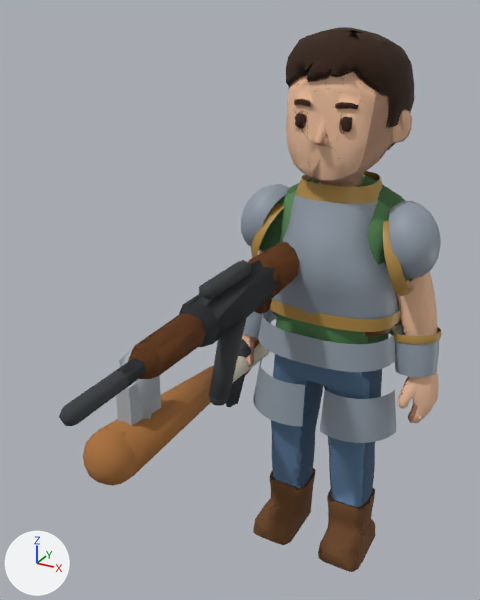
What one commit did to the glTF model assets/characters/ai3d_v2/survivor_v2.glb.
Before and after are seen from a 50 mm lens placed at (0.455, -1.235, 1.188), pointed at (-0.104, -0.219, 0.68). Every picture has the same lights, and +X, +Y and +Z are marked at lower left. The older version comes first. Where no turn or scale is listed for an object, it has been applied to the vertices.

Objects in the first picture: 'armor_0', 'armor_1', 'armor_14', 'armor_2', 'armor_4', 'armor_5', 'armor_9', 'body', 'weapon_ak47', 'weapon_axe', 'weapon_bat', 'weapon_rifle' and 8 more.
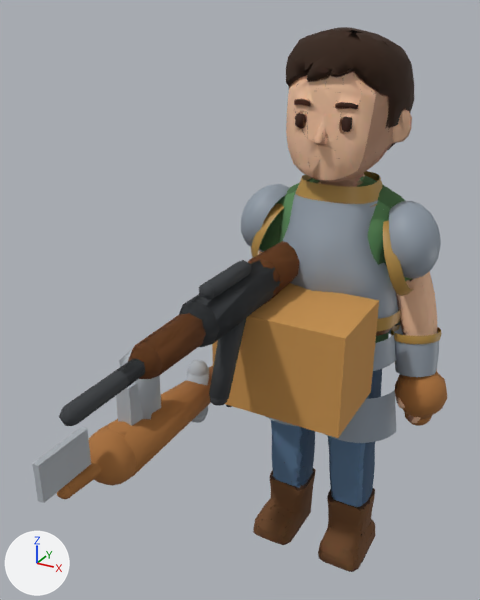
Where the change shows, as pixel boxes (x1, y1, x2, y2) in the pictures (480 x 600 px):
'weapon_crate', added (orange)
    after: (212, 283, 379, 438)
'weapon_hoe', added
    after: (32, 427, 101, 503)
    faces in mat_w_metal_006 (grey #abb1b6): (32, 427, 91, 503)
    faces in mat_w_wood_006 (brown #a97139): (57, 461, 101, 499)
'weapon_bowl', added (brown)
    after: (395, 371, 447, 426)
'weapon_hammer', added
    after: (187, 360, 209, 423)
'armor_4', unchanged, covered by the edit
    before: (258, 311, 402, 372)
    after: (373, 321, 402, 371)
'armor_14', unchanged, covered by the edit
    before: (253, 356, 305, 427)
    after: (265, 416, 296, 426)
'armor_1', unchanged, covered by the edit
    before: (270, 298, 400, 332)
    after: (376, 310, 400, 332)

The change in detail:
Material 'w_crate' (mat_w_crate) is new.
Its base color is (0.586, 0.293, 0.0759) (orange #c9934e).
Its roughness is 0.9.
Material 'w_wood.006' (mat_w_wood_006) is new.
Its base color is (0.399, 0.164, 0.0415) (brown #a97139).
Its roughness is 0.9.
Material 'w_metal.006' (mat_w_metal_006) is new.
Its base color is (0.405, 0.437, 0.47) (grey #abb1b6).
Its roughness is 0.9.
Material 'w_metal.005' (mat_w_metal_005) is new.
Its base color is (0.405, 0.437, 0.47) (grey #abb1b6).
Its roughness is 0.9.
Material 'w_wood.005' (mat_w_wood_005) is new.
Its base color is (0.399, 0.164, 0.0415) (brown #a97139).
Its roughness is 0.9.
Material 'w_wood.008' (mat_w_wood_008) is new.
Its base color is (0.399, 0.164, 0.0415) (brown #a97139).
Its roughness is 0.9.
Mesh me_box_003 is new.
It is a box spanning x -0.13..0.13, y -0.28..-0.1, z 0.482..0.682.
It uses material mat_w_crate (orange #c9934e).
Mesh me_tube_021 is new.
It has 112 vertices, 208 faces and spans x -0.219..-0.193, y -0.669..0.312, z 0.39..0.562.
Faces by material slot: [196, 12].
It uses material mat_w_wood_006 (brown #a97139).
It uses material mat_w_metal_006 (grey #abb1b6).
Mesh me_tube_019 is new.
It has 172 vertices, 320 faces and spans x -0.23..-0.182, y -0.247..0.063, z 0.376..0.519.
Faces by material slot: [196, 124].
It uses material mat_w_wood_005 (brown #a97139).
It uses material mat_w_metal_005 (grey #abb1b6).
Mesh me_tube_023 is new.
It has 144 vertices, 284 faces and spans x 0.1521..0.2621, y -0.055..0.055, z 0.373..0.508.
It uses material mat_w_wood_008 (brown #a97139).
Object 'weapon_crate' (ob_weapon_crate) is new; it shows me_box_003.
Its location is (0.0, 0.0, 0.0).
Object 'weapon_hoe' (ob_weapon_hoe) is new; it shows me_tube_021.
Its location is (0.0, 0.0, 0.0).
Object 'weapon_hammer' (ob_weapon_hammer) is new; it shows me_tube_019.
Its location is (0.0, 0.0, 0.0).
Object 'weapon_bowl' (ob_weapon_bowl) is new; it shows me_tube_023.
Its location is (0.0, 0.0, 0.0).
